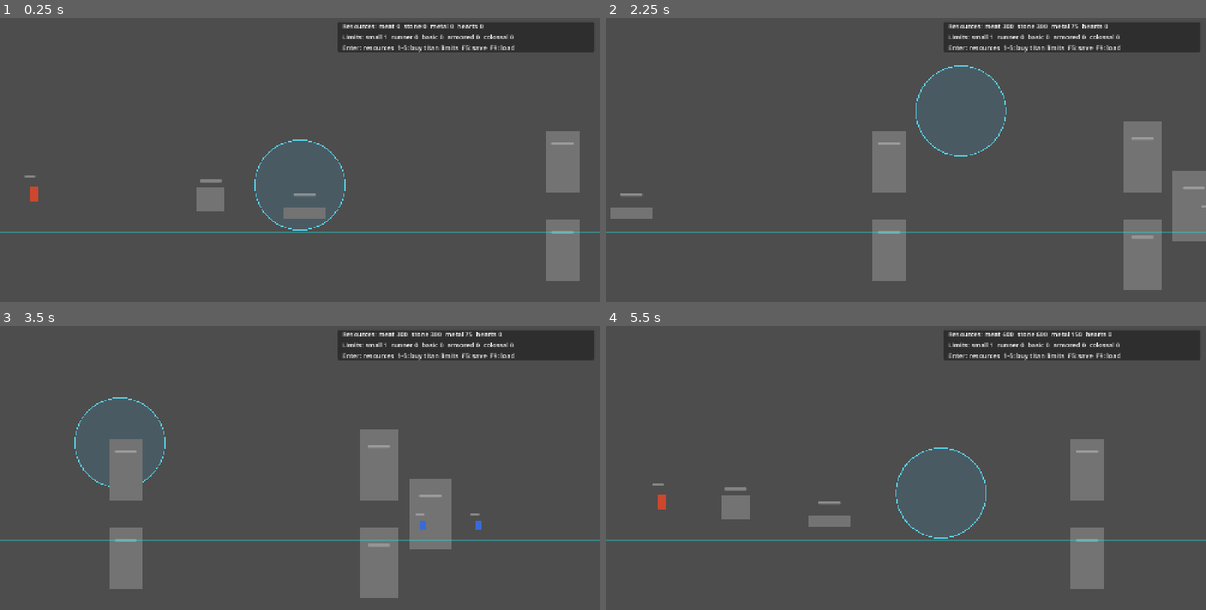
Above: before the commit, frames 1-4 (two rows, left to right).
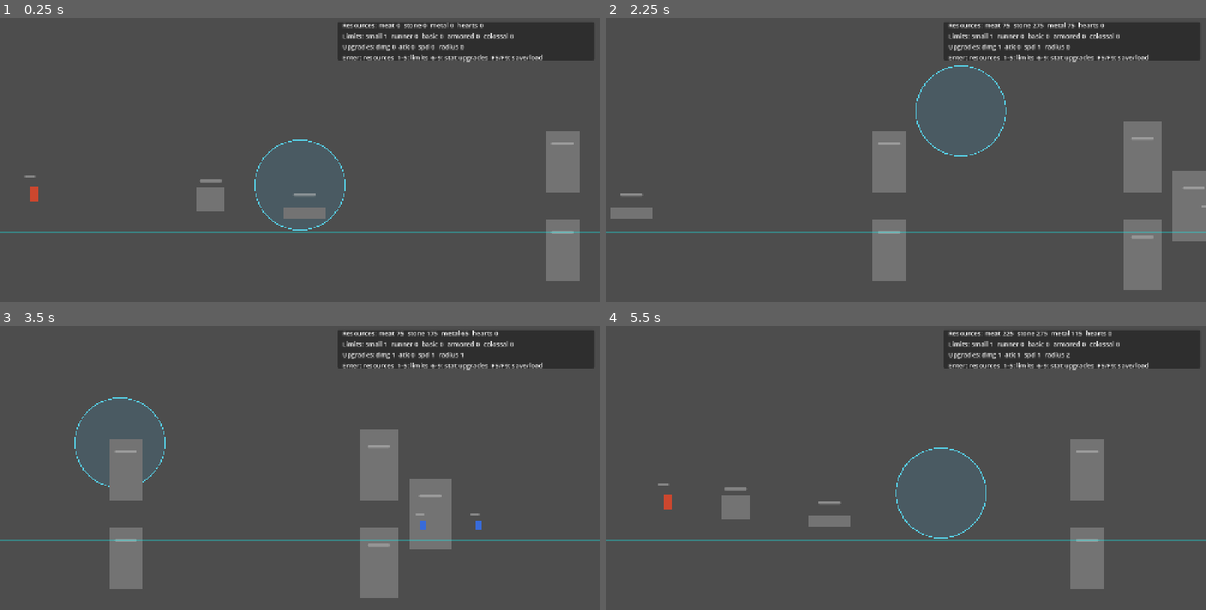
Above: after the commit, the same moments.

Repository: Fearawl/titan-inc
Game: Godot game, scene res://world/city/city_scene.tscn
Two runs of this game, one before a commit and one after it. Both use one fixed random seed, a clock stepped at 60 frames per second and the inputs below.
Inputs (mouse positions are in pixels of both pictures, inside the frame that each line leads up to):
- Up to frame 1 (0.25 s): no input
- Up to frame 2 (2.25 s): tap Enter (ui_accept) at 0.5, 0.77, 2 s; move the mouse to (1038, 168) at 0.52 s; hold Right (ui_right) 0.53-1.25 s; tap 6 at 0.6 s; click (1038, 168) at 0.67 s; tap 7 at 0.8 s; drag from (786, 202) to (876, 253) at 1.27 s; move the mouse to (966, 111) at 2.02 s; hold Right (ui_right) from 2.03 s (still down); tap 8 at 2.1 s
- Up to frame 3 (3.5 s): tap 9 at 2.3 s; release Right (ui_right) at 2.75 s; drag from (270, 561) to (120, 442) at 2.77 s
- Up to frame 4 (5.5 s): tap Enter (ui_accept) at 3.5, 3.77, 5 s; move the mouse to (1086, 544) at 3.52 s; hold Left (ui_left) 3.53-4.25 s; tap 6 at 3.6 s; tap 7 at 3.8 s; drag from (726, 442) to (816, 408) at 4.27 s; move the mouse to (936, 493) at 5.02 s; hold Left (ui_left) from 5.03 s (still down); tap 8 at 5.1 s; click (936, 493) at 5.17 s; tap 9 at 5.3 s

The runs differ from the first frame. In frame 1, 1.8% of the frame differs, in the area x 56-99%, y 1-16%; in frame 2, 1.9%; in frame 3, 1.9%; in frame 4, 2.0%, in the area x 7-99%, y 1-65%.

Commit message:
feat: add run stat upgrades

Diff:
--- a/autoload/game_state.gd
+++ b/autoload/game_state.gd
@@ -90,6 +90,14 @@
 	army_limits[titan_id] = clampi(get_army_limit(titan_id) + amount, 0, 100)
 	SignalBus.game_state_changed.emit()
 
+func get_upgrade_level(upgrade_id: StringName) -> int:
+	return int(upgrade_levels.get(upgrade_id, 0))
+
+func increase_upgrade_level(upgrade_id: StringName, amount := 1, max_level := -1) -> void:
+	var upper_bound := max_level if max_level >= 0 else 2147483647
+	upgrade_levels[upgrade_id] = clampi(get_upgrade_level(upgrade_id) + amount, 0, upper_bound)
+	SignalBus.game_state_changed.emit()
+
 func mark_hero_defeated(hero_id: StringName) -> void:
 	defeated_heroes[hero_id] = true
 	prestige_available = true
--- a/content/catalogs/content_catalog.gd
+++ b/content/catalogs/content_catalog.gd
@@ -9,6 +9,7 @@
 const UnitBehaviorProfileResource := preload("res://content/behaviors/unit_behavior_profile_resource.gd")
 const ProjectileProfileResource := preload("res://content/projectiles/projectile_profile_resource.gd")
 const CursorBoostProfileResourceScript := preload("res://content/player/cursor_boost_profile_resource.gd")
+const StatUpgradeResourceScript := preload("res://content/upgrades/stat_upgrade_resource.gd")
 
 var titan_types: Dictionary = {}
 var defender_types: Dictionary = {}
@@ -18,6 +19,7 @@
 var behavior_profiles: Dictionary = {}
 var projectile_profiles: Dictionary = {}
 var cursor_boost_profiles: Dictionary = {}
+var stat_upgrades: Dictionary = {}
 
 func _ready() -> void:
 	load_all()
@@ -31,6 +33,7 @@
 	behavior_profiles = _load_resources("res://content/behaviors", UnitBehaviorProfileResource)
 	projectile_profiles = _load_resources("res://content/projectiles", ProjectileProfileResource)
 	cursor_boost_profiles = _load_resources("res://content/player", CursorBoostProfileResourceScript)
+	stat_upgrades = _load_resources("res://content/upgrades", StatUpgradeResourceScript)
 
 func get_titan(id: StringName) -> TitanTypeResource:
 	return titan_types.get(id) as TitanTypeResource
@@ -53,6 +56,9 @@
 func get_cursor_boost_profile(id: StringName) -> CursorBoostProfileResource:
 	return cursor_boost_profiles.get(id) as CursorBoostProfileResource
 
+func get_stat_upgrade(id: StringName) -> StatUpgradeResource:
+	return stat_upgrades.get(id) as StatUpgradeResource
+
 func _load_resources(path: String, expected_script: Script) -> Dictionary:
 	var result := {}
 	var dir := DirAccess.open(path)
--- /dev/null
+++ b/content/upgrades/stat_upgrade_resource.gd
@@ -0,0 +1,65 @@
+extends Resource
+class_name StatUpgradeResource
+
+enum TargetStat {
+	DAMAGE,
+	ATTACK_RATE,
+	MOVE_SPEED,
+	ATTACK_RADIUS,
+}
+
+enum Scope {
+	ALL_TITANS,
+	TITAN_TYPE,
+}
+
+const MIN_ATTACK_RATE := 0.01
+
+@export var id: StringName
+@export var display_name := ""
+@export var target_stat := TargetStat.DAMAGE
+@export var scope := Scope.ALL_TITANS
+@export var titan_type_id: StringName
+@export var max_level := 100
+@export var additive_per_level := 0.0
+@export var multiplier_per_level := 0.0
+@export var base_cost: CostResource
+@export var cost_formula: ProgressionFormulaResource
+
+func applies_to_titan(titan_type: TitanTypeResource) -> bool:
+	if titan_type == null:
+		return false
+	if scope == Scope.ALL_TITANS:
+		return true
+	return titan_type.id == titan_type_id
+
+func get_purchase_cost(current_level: int) -> Dictionary:
+	if base_cost == null:
+		return {}
+	var cost := base_cost.to_dictionary()
+	if cost_formula == null:
+		return cost
+	for i in range(maxi(current_level, 0)):
+		cost = cost_formula.next_cost(cost, i)
+	return cost
+
+func apply_to_stats(stats: UnitStatsResource, level: int) -> void:
+	if stats == null:
+		return
+	var applied_level := clampi(level, 0, maxi(max_level, 0))
+	if applied_level <= 0:
+		return
+	match target_stat:
+		TargetStat.DAMAGE:
+			stats.damage = _modified_stat(stats.damage, applied_level)
+		TargetStat.ATTACK_RATE:
+			stats.attack_rate = maxf(_modified_stat(stats.attack_rate, applied_level), MIN_ATTACK_RATE)
+		TargetStat.MOVE_SPEED:
+			stats.move_speed = _modified_stat(stats.move_speed, applied_level)
+		TargetStat.ATTACK_RADIUS:
+			stats.attack_radius = _modified_stat(stats.attack_radius, applied_level)
+
+func _modified_stat(value: float, level: int) -> float:
+	var modified := value * maxf(1.0 + multiplier_per_level * float(level), 0.0)
+	modified += additive_per_level * float(level)
+	return maxf(modified, 0.0)
--- /dev/null
+++ b/content/upgrades/titan_attack_radius_global.tres
@@ -0,0 +1,24 @@
+[gd_resource type="Resource" script_class="StatUpgradeResource" format=3]
+
+[ext_resource type="Script" path="res://core/economy/cost_resource.gd" id="1_tnffa"]
+[ext_resource type="Script" path="res://core/math/progression_formula_resource.gd" id="2_42si4"]
+[ext_resource type="Script" path="res://content/upgrades/stat_upgrade_resource.gd" id="3_y7lh8"]
+
+[sub_resource type="Resource" id="Resource_uoy85"]
+script = ExtResource("1_tnffa")
+amounts = {
+"metal": 10.0,
+"stone": 100.0
+}
+
+[sub_resource type="Resource" id="Resource_olr0w"]
+script = ExtResource("2_42si4")
+
+[resource]
+script = ExtResource("3_y7lh8")
+id = &"titan_attack_radius_global"
+display_name = "Titan Destruction Radius"
+target_stat = 3
+additive_per_level = 4.0
+base_cost = SubResource("Resource_uoy85")
+cost_formula = SubResource("Resource_olr0w")
--- /dev/null
+++ b/content/upgrades/titan_attack_rate_global.tres
@@ -0,0 +1,24 @@
+[gd_resource type="Resource" script_class="StatUpgradeResource" format=3]
+
+[ext_resource type="Script" path="res://core/economy/cost_resource.gd" id="1_5jtrf"]
+[ext_resource type="Script" path="res://core/math/progression_formula_resource.gd" id="2_lnrh4"]
+[ext_resource type="Script" path="res://content/upgrades/stat_upgrade_resource.gd" id="3_2vywq"]
+
+[sub_resource type="Resource" id="Resource_74obq"]
+script = ExtResource("1_5jtrf")
+amounts = {
+"meat": 150.0,
+"metal": 5.0
+}
+
+[sub_resource type="Resource" id="Resource_cl1vu"]
+script = ExtResource("2_lnrh4")
+
+[resource]
+script = ExtResource("3_2vywq")
+id = &"titan_attack_rate_global"
+display_name = "Titan Attack Speed"
+target_stat = 1
+multiplier_per_level = 0.1
+base_cost = SubResource("Resource_74obq")
+cost_formula = SubResource("Resource_cl1vu")
--- /dev/null
+++ b/content/upgrades/titan_damage_global.tres
@@ -0,0 +1,23 @@
+[gd_resource type="Resource" script_class="StatUpgradeResource" format=3]
+
+[ext_resource type="Script" path="res://core/economy/cost_resource.gd" id="1_fk7fe"]
+[ext_resource type="Script" path="res://core/math/progression_formula_resource.gd" id="2_gtl3t"]
+[ext_resource type="Script" path="res://content/upgrades/stat_upgrade_resource.gd" id="3_gvvo2"]
+
+[sub_resource type="Resource" id="Resource_ngjxy"]
+script = ExtResource("1_fk7fe")
+amounts = {
+"meat": 100.0,
+"stone": 10.0
+}
+
+[sub_resource type="Resource" id="Resource_me2hr"]
+script = ExtResource("2_gtl3t")
+
+[resource]
+script = ExtResource("3_gvvo2")
+id = &"titan_damage_global"
+display_name = "Titan Damage"
+multiplier_per_level = 0.15
+base_cost = SubResource("Resource_ngjxy")
+cost_formula = SubResource("Resource_me2hr")
--- /dev/null
+++ b/content/upgrades/titan_move_speed_global.tres
@@ -0,0 +1,24 @@
+[gd_resource type="Resource" script_class="StatUpgradeResource" format=3]
+
+[ext_resource type="Script" path="res://core/economy/cost_resource.gd" id="1_recve"]
+[ext_resource type="Script" path="res://core/math/progression_formula_resource.gd" id="2_c5r7c"]
+[ext_resource type="Script" path="res://content/upgrades/stat_upgrade_resource.gd" id="3_ukiln"]
+
+[sub_resource type="Resource" id="Resource_ntuwm"]
+script = ExtResource("1_recve")
+amounts = {
+"meat": 125.0,
+"stone": 15.0
+}
+
+[sub_resource type="Resource" id="Resource_8avbu"]
+script = ExtResource("2_c5r7c")
+
+[resource]
+script = ExtResource("3_ukiln")
+id = &"titan_move_speed_global"
+display_name = "Titan Movement Speed"
+target_stat = 2
+multiplier_per_level = 0.08
+base_cost = SubResource("Resource_ntuwm")
+cost_formula = SubResource("Resource_8avbu")
--- /dev/null
+++ b/systems/progression/upgrade_service.gd
@@ -0,0 +1,49 @@
+extends RefCounted
+class_name UpgradeService
+
+static func get_upgrade_level(upgrade_id: StringName) -> int:
+	return GameState.get_upgrade_level(upgrade_id)
+
+static func can_purchase_run_upgrade(upgrade: StatUpgradeResource) -> bool:
+	if upgrade == null:
+		return false
+	var current_level := get_upgrade_level(upgrade.id)
+	if current_level >= maxi(upgrade.max_level, 0):
+		return false
+	return GameState.can_pay(upgrade.get_purchase_cost(current_level))
+
+static func purchase_run_upgrade(upgrade: StatUpgradeResource, registry: BattleRegistry, catalog: ContentCatalog) -> bool:
+	if registry == null or catalog == null:
+		return false
+	if not can_purchase_run_upgrade(upgrade):
+		return false
+	var current_level := get_upgrade_level(upgrade.id)
+	if not GameState.pay(upgrade.get_purchase_cost(current_level)):
+		return false
+	GameState.increase_upgrade_level(upgrade.id, 1, upgrade.max_level)
+	apply_titan_run_upgrades_to_alive(registry, catalog)
+	return true
+
+static func apply_titan_run_upgrades(unit: TitanUnit, catalog: ContentCatalog) -> void:
+	if unit == null or catalog == null or unit.titan_type == null or unit.titan_type.base_stats == null:
+		return
+	if unit.damageable != null and unit.damageable.dead:
+		return
+	var previous_hp_ratio := 1.0
+	if unit.damageable != null and unit.damageable.max_hp > 0.0:
+		previous_hp_ratio = clampf(unit.damageable.current_hp / unit.damageable.max_hp, 0.0, 1.0)
+	unit.stats = unit.titan_type.base_stats.duplicate_stats()
+	for upgrade in catalog.stat_upgrades.values():
+		var stat_upgrade := upgrade as StatUpgradeResource
+		if stat_upgrade == null or not stat_upgrade.applies_to_titan(unit.titan_type):
+			continue
+		stat_upgrade.apply_to_stats(unit.stats, get_upgrade_level(stat_upgrade.id))
+	if unit.damageable != null:
+		unit.damageable.max_hp = maxf(unit.stats.max_hp, 1.0)
+		unit.damageable.set_current_hp(unit.damageable.max_hp * previous_hp_ratio)
+
+static func apply_titan_run_upgrades_to_alive(registry: BattleRegistry, catalog: ContentCatalog) -> void:
+	if registry == null or catalog == null:
+		return
+	for unit in registry.alive_titans():
+		apply_titan_run_upgrades(unit, catalog)
--- a/systems/spawning/titan_spawn_coordinator.gd
+++ b/systems/spawning/titan_spawn_coordinator.gd
@@ -45,6 +45,7 @@
 	add_child(unit)
 	unit.global_position = _next_spawn_position()
 	unit.configure_titan(titan_type, target_x)
+	UpgradeService.apply_titan_run_upgrades(unit, catalog)
 	unit.configure_behavior(registry, battle_lane)
 	unit.configure_projectiles(projectile_root, boulder_projectile_scene)
 	registry.register_titan(unit)
--- a/tools/generate_initial_content.gd
+++ b/tools/generate_initial_content.gd
@@ -9,6 +9,7 @@
 const UnitBehaviorProfileResource := preload("res://content/behaviors/unit_behavior_profile_resource.gd")
 const ProjectileProfileResource := preload("res://content/projectiles/projectile_profile_resource.gd")
 const CursorBoostProfileResourceScript := preload("res://content/player/cursor_boost_profile_resource.gd")
+const StatUpgradeResourceScript := preload("res://content/upgrades/stat_upgrade_resource.gd")
 
 const PROJECTILE_ARROW := 0
 const PROJECTILE_BOULDER := 1
@@ -27,6 +28,7 @@
 	_save_projectiles()
 	_save_cursor_boost_profiles()
 	_save_behaviors()
+	_save_stat_upgrades()
 	_save_titans()
 	_save_defenders()
 	_save_structures()
@@ -41,6 +43,7 @@
 		"res://content/behaviors",
 		"res://content/projectiles",
 		"res://content/player",
+		"res://content/upgrades",
 		"res://content/structures",
 		"res://content/defense_slots",
 		"res://content/zones",
@@ -170,6 +173,26 @@
 	profile.fill_color = Color(0.2, 0.75, 1.0, 0.12)
 	profile.outline_color = Color(0.35, 0.9, 1.0, 0.85)
 	_save("res://content/player/%s.tres" % String(profile.id), profile)
+
+func _save_stat_upgrades() -> void:
+	var data := [
+		[&"titan_damage_global", "Titan Damage", StatUpgradeResourceScript.TargetStat.DAMAGE, {"meat": 100.0, "stone": 10.0}, 0.15, 0.0],
+		[&"titan_attack_rate_global", "Titan Attack Speed", StatUpgradeResourceScript.TargetStat.ATTACK_RATE, {"meat": 150.0, "metal": 5.0}, 0.10, 0.0],
+		[&"titan_move_speed_global", "Titan Movement Speed", StatUpgradeResourceScript.TargetStat.MOVE_SPEED, {"meat": 125.0, "stone": 15.0}, 0.08, 0.0],
+		[&"titan_attack_radius_global", "Titan Destruction Radius", StatUpgradeResourceScript.TargetStat.ATTACK_RADIUS, {"stone": 100.0, "metal": 10.0}, 0.0, 4.0],
+	]
+	for row in data:
+		var upgrade: Resource = StatUpgradeResourceScript.new()
+		upgrade.id = row[0]
+		upgrade.display_name = row[1]
+		upgrade.target_stat = row[2]
+		upgrade.scope = StatUpgradeResourceScript.Scope.ALL_TITANS
+		upgrade.max_level = 100
+		upgrade.base_cost = _cost(row[3])
+		upgrade.cost_formula = _formula()
+		upgrade.multiplier_per_level = row[4]
+		upgrade.additive_per_level = row[5]
+		_save("res://content/upgrades/%s.tres" % String(upgrade.id), upgrade)
 
 func _save_behaviors() -> void:
 	var data := [
--- a/ui/debug/debug_hud.gd
+++ b/ui/debug/debug_hud.gd
@@ -9,6 +9,13 @@
 	KEY_3: &"basic_titan",
 	KEY_4: &"armored_titan",
 	KEY_5: &"colossal_titan",
+}
+
+const STAT_UPGRADE_KEYS := {
+	KEY_6: &"titan_damage_global",
+	KEY_7: &"titan_attack_rate_global",
+	KEY_8: &"titan_move_speed_global",
+	KEY_9: &"titan_attack_radius_global",
 }
 
 func _ready() -> void:
@@ -29,8 +36,12 @@
 		SaveService.save_game()
 	elif event is InputEventKey and event.keycode == KEY_F9:
 		SaveService.load_game()
+		# Debug reload can change run-upgrade levels after titans have already spawned.
+		UpgradeService.apply_titan_run_upgrades_to_alive(_registry(), _catalog())
 	elif event is InputEventKey and TITAN_LIMIT_KEYS.has(event.keycode):
 		_buy_army_limit(TITAN_LIMIT_KEYS[event.keycode])
+	elif event is InputEventKey and STAT_UPGRADE_KEYS.has(event.keycode):
+		_buy_stat_upgrade(STAT_UPGRADE_KEYS[event.keycode])
 
 func _buy_army_limit(titan_id: StringName) -> void:
 	var current_limit := GameState.get_army_limit(titan_id)
@@ -48,11 +59,27 @@
 	GameState.increase_army_limit(titan_id, 1)
 	SaveService.save_game()
 
+func _buy_stat_upgrade(upgrade_id: StringName) -> void:
+	var catalog := _catalog()
+	if catalog == null:
+		return
+	var upgrade := catalog.get_stat_upgrade(upgrade_id)
+	if upgrade == null:
+		return
+	if UpgradeService.purchase_run_upgrade(upgrade, _registry(), catalog):
+		SaveService.save_game()
+
 func _catalog() -> ContentCatalog:
 	var scene := get_tree().current_scene
 	if scene == null:
 		return null
 	return scene.get_node_or_null("ContentCatalog") as ContentCatalog
+
+func _registry() -> BattleRegistry:
+	var scene := get_tree().current_scene
+	if scene == null:
+		return null
+	return scene.get_node_or_null("BattleRegistry") as BattleRegistry
 
 func _refresh() -> void:
 	if label == null:
@@ -71,6 +98,12 @@
 			GameState.get_army_limit(&"armored_titan"),
 			GameState.get_army_limit(&"colossal_titan"),
 		],
-		"Enter: resources  1-5: buy titan limits  F5: save  F9: load",
+		"Upgrades: dmg %d  atk %d  spd %d  radius %d" % [
+			GameState.get_upgrade_level(&"titan_damage_global"),
+			GameState.get_upgrade_level(&"titan_attack_rate_global"),
+			GameState.get_upgrade_level(&"titan_move_speed_global"),
+			GameState.get_upgrade_level(&"titan_attack_radius_global"),
+		],
+		"Enter: resources  1-5: limits  6-9: stat upgrades  F5/F9: save/load",
 	]
 	label.text = "\n".join(lines)
--- a/ui/debug/debug_hud.tscn
+++ b/ui/debug/debug_hud.tscn
@@ -12,7 +12,7 @@
 offset_left = -560.0
 offset_top = 12.0
 offset_right = -12.0
-offset_bottom = 76.0
+offset_bottom = 94.0
 grow_horizontal = 0
 
 [node name="Label" type="Label" parent="Panel"]
Not shown, added: content/upgrades/stat_upgrade_resource.gd.uid
Not shown, added: systems/progression/upgrade_service.gd.uid
Not shown, changed: docs/architecture_context.md
Not shown, changed: docs/gdd.md
Not shown, changed: docs/vertical_slice_spec.md
